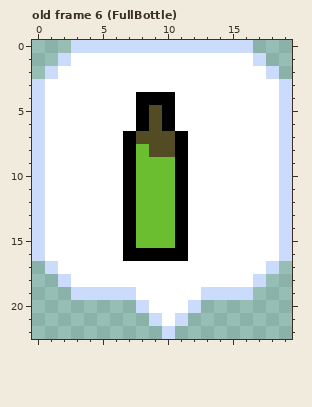
Edited in one commit: pixel-art file (ExportedAssets/Art/Bubbles.aseprite). The first picture shows the starting point.
20x23 pixels, 9 frames. Shown: old frame 6 (FullBottle). The commit also changed other frames, which this record leaves out.
New version:
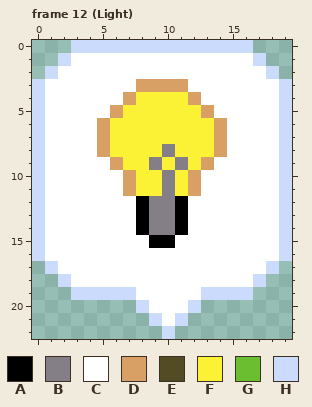
Palette (. is transparent): A #000000  B #847e87  C #ffffff  D #d9a066  E #524b24  F #fbf236  G #6abe30  H #cbdbfc
A new or re-ordered frame is compared with the old frame closest to it.
The commit says: All bubbles finished
Difference:
frames 9 -> 12
Changed rows in their new state; - is an unchanged pixel.
Frame 12 (Light) is new; against old frame 6 (FullBottle), layer "Layer 2":
first column x 5:
 3 ---DDDD---
 4 --DFFFFD--
 5 -DFFFFFFD-
 6 DFFFFFFFFD
 7 DFFFFFFFFD
 8 DFFFFBFFFD
 9 -DFFBFBFD-
10 --DFFBFD--
11 --DFFBFD--
12 --CABB----
13 --CABB----
14 --CABB----
15 --CCAAC---
16 --CCCCC---
